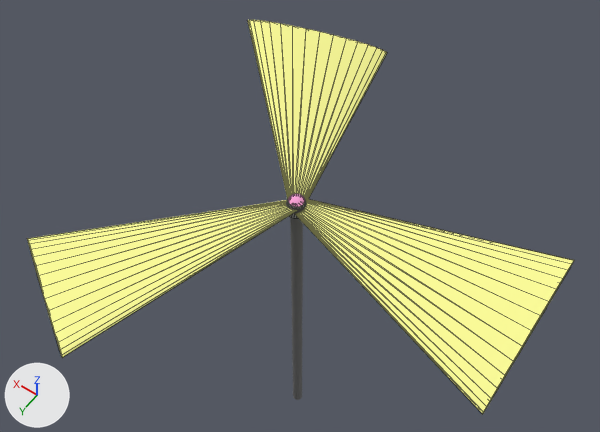
The glTF model helicopter.gltf, before and after one commit.
One viewpoint serves both versions: a 50 mm lens placed at (-0.719, 0.992, 1.521), pointed at (0.108, -0.165, -0.297). The lights are fixed; the arrows at lower left show +X, +Y and +Z. Mesh edges are drawn as thin lines on the coarser meshes. Where no turn or scale is listed for an object, it has been applied to the vertices.

Objects in the first picture: 'prop1', 'prop3', 'props2', 'shaft'.
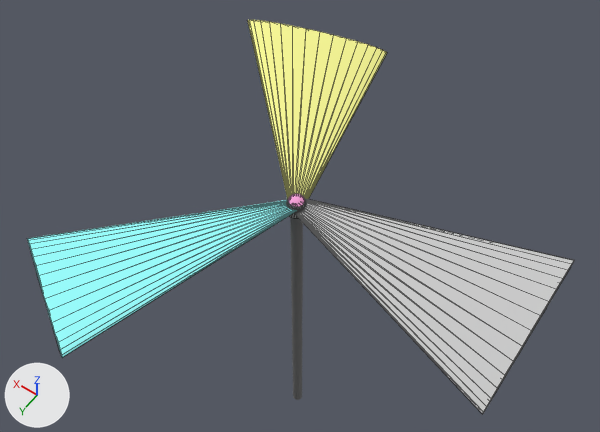
The change, as a diff of the scene's bpy script:
```diff
--- a/helicopter.gltf.py
+++ b/helicopter.gltf.py
@@ mat_material_0 @@
 mat_material_0 = principled_material('Material_0')
-mat_material_0.base_color = (1.0, 1.0, 0.319)  # yellow #ffff99
+mat_material_0.base_color = (0.604, 0.604, 0.604)  # light grey #cccccc
 mat_material_0.roughness = 1.0
@@ mat_material_1 @@
 mat_material_1 = principled_material('Material_1')
-mat_material_1.base_color = (1.0, 1.0, 0.319)  # yellow #ffff99
+mat_material_1.base_color = (0.319, 1.0, 1.0)  # cyan #99ffff
 mat_material_1.roughness = 1.0
```

Changed parts and their boxes (x1, y1, x2, y2) in the pictures (600 x 432 px):
'prop1', recoloured (yellow to grey)
    both: (295, 199, 574, 414)
'props2', recoloured (yellow to cyan)
    both: (27, 200, 297, 358)
